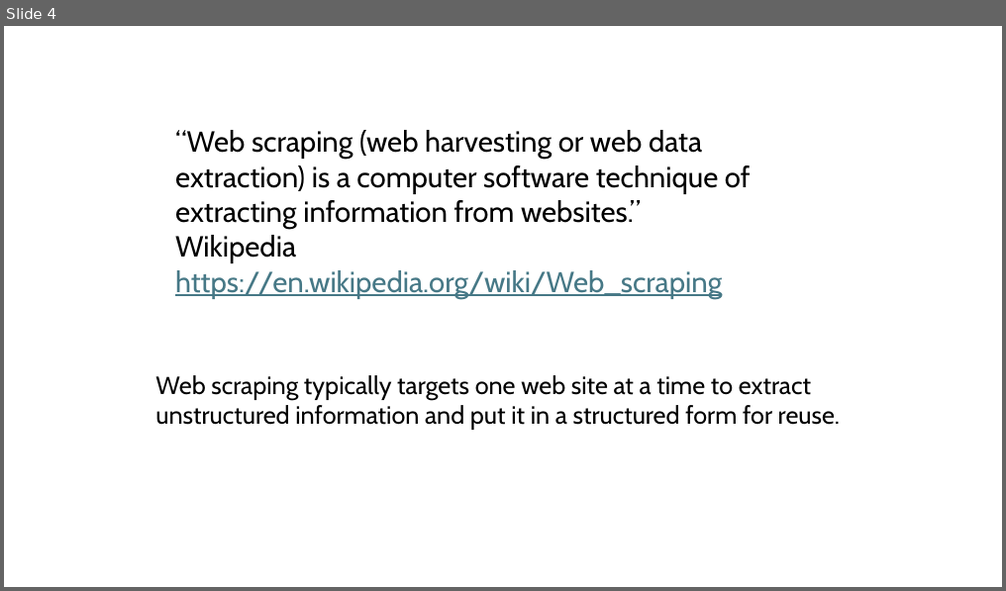
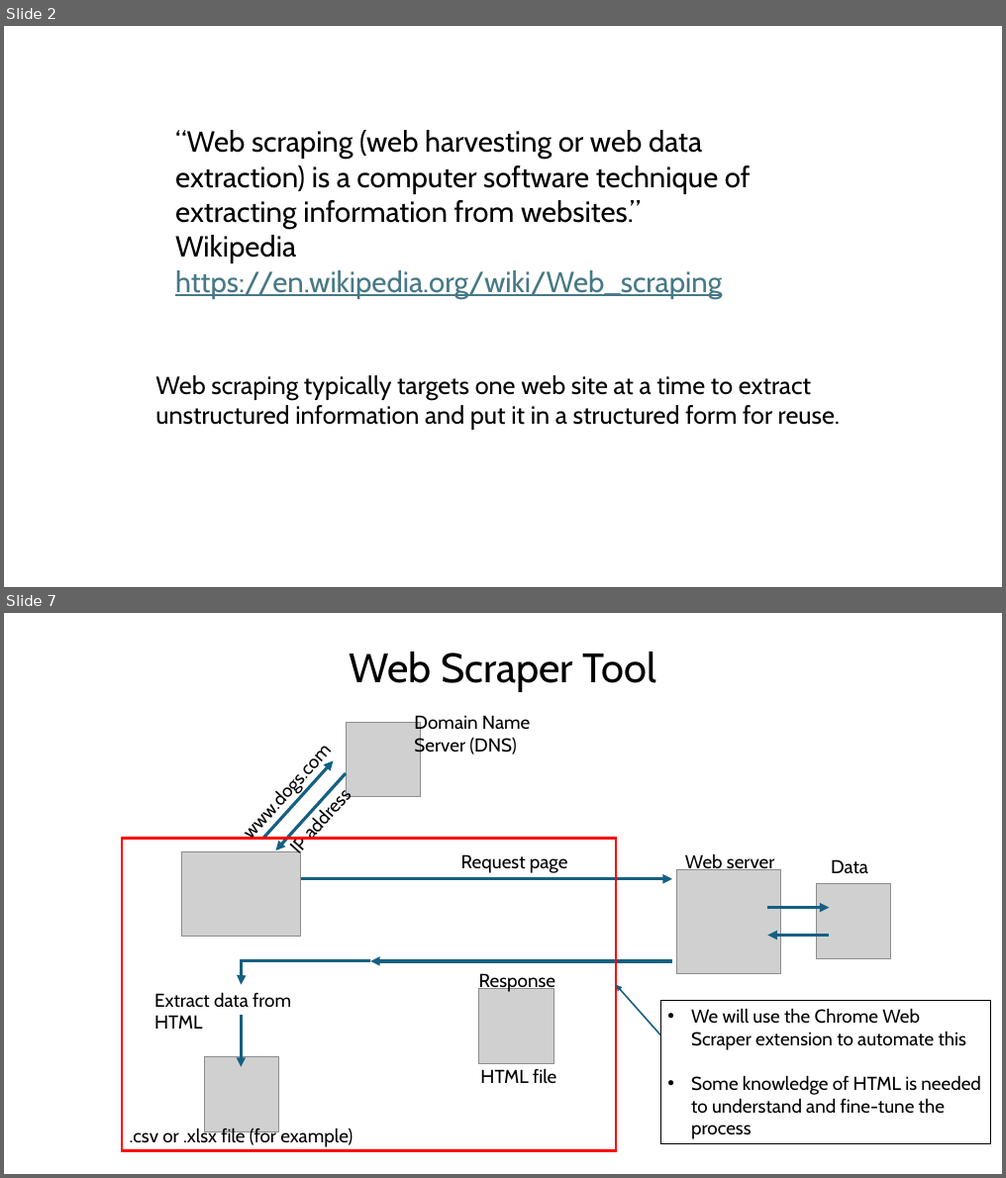
Before and after one commit to bham-carpentries/bham-introduction-to-webscraping, a slide deck: instructors/Introduction to Web Scraping.pptx. Shown one above the other, each under a label of ours: slide 4 before the commit, slides 2 and 7 after it; the slides between them are not shown. The pictures are 1006x591 and 1006x1178 pixels, drawn with LibreOffice and Linux fonts; fonts in the diff are those of the drawing; grey boxes stand for pictures. Boxes give left, top, right and bottom in pixels: in the first picture for what was removed or moved away, otherwise in the second. Text is boxed around its words. In the diff, an @@ line names an element or a change of style, - is before the commit and + after.

```diff
--- a/instructors/Introduction to Web Scraping.pptx
+++ b/instructors/Introduction to Web Scraping.pptx
@@ slide 7 added at [4,613,1002,1174], background #FFFFFF @@
@@ title added at [350,651,656,692], 39.6 pt, text #000000 @@
+Web Scraper Tool
@@ text added at [230,723,350,851], 18 pt, text #000000 @@
+www.dogs.com
@@ picture added at [346,722,420,797] @@
@@ text added at [414,715,530,757], 18 pt, text #000000 @@
+Domain Name Server (DNS)
@@ arrow added from (263, 839) to (334, 761), #156082 3 pt @@
@@ arrow added from (346, 773) to (275, 851), #156082 3 pt @@
@@ rectangle added at [122,839,617,1152], outline #FF0000 2.25 pt @@
@@ text added at [280,845,306,856], 18 pt, text #000000 @@
+IP address
@@ picture added at [181,852,300,937] @@
@@ arrow added from (300, 879) to (672, 879), #156082 3 pt @@
@@ text added at [461,855,568,873], 18 pt, text #000000 @@
+Request page
@@ picture added at [677,869,781,973] @@
@@ text added at [685,855,774,870], 18 pt, text #000000 @@
+Web server
@@ text added at [831,860,868,874], 18 pt, text #000000 @@
+Data
@@ arrow added from (767, 908) to (829, 908), #156082 3 pt @@
@@ picture added at [816,884,891,959] @@
@@ arrow added from (829, 936) to (767, 936), #156082 3 pt @@
@@ elbow arrow added from (371, 961) to (242, 985), #156082 3 pt @@
@@ arrow added from (672, 961) to (371, 961), #156082 3 pt @@
@@ text added at [154,992,291,1029], 18 pt, text #000000 @@
+Extract data from HTML
@@ picture added at [478,989,553,1063] @@
@@ text added at [479,973,556,992], 18 pt, text #000000 @@
+Response
@@ arrow added from (660, 1035) to (616, 985), #156082 1.5 pt @@
@@ arrow added from (242, 1015) to (242, 1067), #156082 3 pt @@
@@ rectangle added at [660,1001,991,1145], outline #000000 0.75 pt, 18 pt, text #000000 @@
+• We will use the Chrome Web Scraper extension to automate this
+• Some knowledge of HTML is needed to understand and fine-tune the process
@@ picture added at [205,1057,279,1132] @@
@@ text added at [480,1068,556,1083], 18 pt, text #000000 @@
+HTML file
@@ text added at [130,1127,352,1148], 18 pt, text #000000 @@
+.csv or .xlsx file (for example)
@@ what was slide 4 is now slide 2 @@
```
Also in this commit, not shown: 6 slides changed, 9 other slides added, 2 slides removed, 3 other files.
